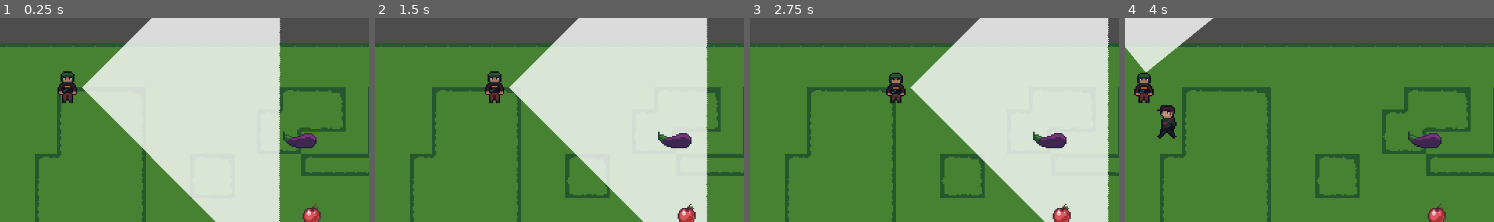
Above: before the commit, frames 1-4 (left to right).
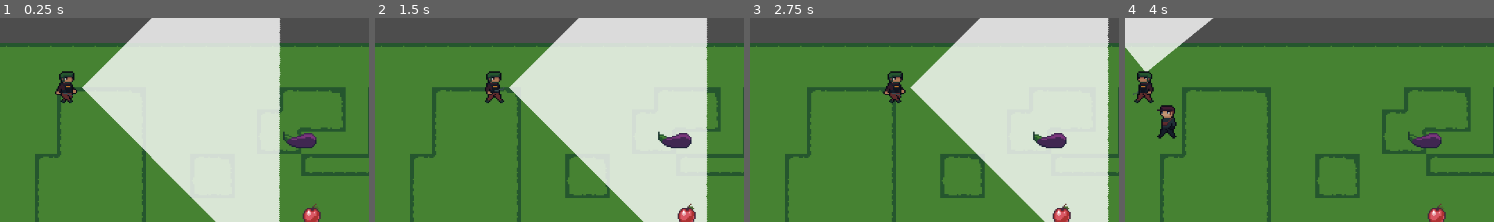
Above: after the commit, the same moments.

Repository: mjingeaux/SilentHarvest-8INF960
Game: Godot game, scene res://gameplay/game_manager.tscn
The game is run twice, just before and just after one commit, with the same random seed, the same clock (stepped at 60 frames per second) and the same inputs. The engine's default icon, where the game draws it, is replaced by a stand-in: a white triangle on a blue panel in a dark square. Sound files missing from this copy of the repository are replaced by a short silence.
Inputs:
- Up to frame 1 (0.25 s): no input
- Up to frame 2 (1.5 s): hold D (right) 0.53-1.28 s; hold E (collect) 0.53-1.28 s; hold S (down) from 1.28 s (still down); tap Shift (crouch) at 1.35 s
- Up to frame 3 (2.75 s): release S (down) at 2.03 s; hold D (right) from 2.03 s (still down); hold E (collect) from 2.03 s (still down)
- Up to frame 4 (4 s): release D (right) at 2.78 s; release E (collect) at 2.78 s; hold W (up) 2.78-3.53 s; tap Shift (crouch) at 2.85 s; hold Left (left) from 3.53 s (still down); hold E (collect) from 3.53 s (still down)
The pictures show only the part of the screen within x 40-90%, y 0-50%; the shares and areas given below are measured in that part.

The runs differ from the first frame. In frame 1, 0.3% of the frame differs, in the area x 14-21%, y 25-42%; in frame 2, 0.4%; in frame 3, 0.4%; in frame 4, 0.5%, in the area x 2-8%, y 25-42%.

Commit message:
ajout patrol state
code dégueu

Diff:
--- a/silentharvest/gameplay/entities/enemies/HumanEnemy.tscn
+++ b/silentharvest/gameplay/entities/enemies/HumanEnemy.tscn
@@ -58,8 +58,32 @@
 blend_point_3/pos = Vector2(0, -0.1)
 blend_mode = 1
 
+[sub_resource type="AnimationNodeAnimation" id="AnimationNodeAnimation_j6005"]
+animation = &"run_down"
+
+[sub_resource type="AnimationNodeAnimation" id="AnimationNodeAnimation_kxhmx"]
+animation = &"run_up"
+
+[sub_resource type="AnimationNodeAnimation" id="AnimationNodeAnimation_8hemq"]
+animation = &"run_right"
+
+[sub_resource type="AnimationNodeAnimation" id="AnimationNodeAnimation_lvc3j"]
+animation = &"run_left"
+
+[sub_resource type="AnimationNodeBlendSpace2D" id="AnimationNodeBlendSpace2D_lso4f"]
+blend_point_0/node = SubResource("AnimationNodeAnimation_j6005")
+blend_point_0/pos = Vector2(0, 0.1)
+blend_point_1/node = SubResource("AnimationNodeAnimation_kxhmx")
+blend_point_1/pos = Vector2(0, -0.1)
+blend_point_2/node = SubResource("AnimationNodeAnimation_8hemq")
+blend_point_2/pos = Vector2(0.1, 0)
+blend_point_3/node = SubResource("AnimationNodeAnimation_lvc3j")
+blend_point_3/pos = Vector2(-0.1, 0)
+blend_mode = 1
+
 [sub_resource type="AnimationNodeStateMachineTransition" id="AnimationNodeStateMachineTransition_bft7t"]
 advance_mode = 2
+advance_condition = &"is_resting"
 
 [sub_resource type="AnimationNodeStateMachineTransition" id="AnimationNodeStateMachineTransition_1bmmi"]
 advance_mode = 2
@@ -68,13 +92,59 @@
 [sub_resource type="AnimationNodeStateMachineTransition" id="AnimationNodeStateMachineTransition_ms3pl"]
 advance_mode = 2
 advance_condition = &"is_resting"
+
+[sub_resource type="AnimationNodeStateMachineTransition" id="AnimationNodeStateMachineTransition_26bq1"]
+advance_mode = 2
+advance_condition = &"is_moving"
+
+[sub_resource type="AnimationNodeStateMachineTransition" id="AnimationNodeStateMachineTransition_cmlt8"]
+advance_mode = 2
+advance_condition = &"is_patroling"
+
+[sub_resource type="AnimationNodeStateMachineTransition" id="AnimationNodeStateMachineTransition_6yte5"]
+advance_mode = 2
+advance_condition = &"is_patroling"
 
 [sub_resource type="AnimationNodeStateMachine" id="AnimationNodeStateMachine_23gx7"]
 states/Chase/node = SubResource("AnimationNodeBlendSpace2D_hw8jj")
 states/Chase/position = Vector2(613, 100)
 states/Idle/node = SubResource("AnimationNodeBlendSpace2D_50ein")
 states/Idle/position = Vector2(429, 100)
-transitions = ["Start", "Idle", SubResource("AnimationNodeStateMachineTransition_bft7t"), "Idle", "Chase", SubResource("AnimationNodeStateMachineTransition_1bmmi"), "Chase", "Idle", SubResource("AnimationNodeStateMachineTransition_ms3pl")]
+states/Patrol/node = SubResource("AnimationNodeBlendSpace2D_lso4f")
+states/Patrol/position = Vector2(517, -13)
+transitions = ["Start", "Idle", SubResource("AnimationNodeStateMachineTransition_bft7t"), "Idle", "Chase", SubResource("AnimationNodeStateMachineTransition_1bmmi"), "Chase", "Idle", SubResource("AnimationNodeStateMachineTransition_ms3pl"), "Patrol", "Chase", SubResource("AnimationNodeStateMachineTransition_26bq1"), "Chase", "Patrol", SubResource("AnimationNodeStateMachineTransition_cmlt8"), "Start", "Patrol", SubResource("AnimationNodeStateMachineTransition_6yte5")]
+graph_offset = Vector2(-20, -63)
+
+[sub_resource type="Animation" id="Animation_guekd"]
+length = 0.001
+tracks/0/type = "value"
+tracks/0/imported = false
+tracks/0/enabled = true
+tracks/0/path = NodePath("Sprite2D:frame_coords")
+tracks/0/interp = 1
+tracks/0/loop_wrap = true
+tracks/0/keys = {
+"times": PackedFloat32Array(0),
+"transitions": PackedFloat32Array(1),
+"update": 1,
+"values": [Vector2i(2, 1)]
+}
+
+[sub_resource type="Animation" id="Animation_bhci5"]
+resource_name = "idle_down"
+loop_mode = 1
+tracks/0/type = "value"
+tracks/0/imported = false
+tracks/0/enabled = true
+tracks/0/path = NodePath("Sprite2D:frame_coords")
+tracks/0/interp = 1
+tracks/0/loop_wrap = true
+tracks/0/keys = {
+"times": PackedFloat32Array(0, 0.5),
+"transitions": PackedFloat32Array(1, 1),
+"update": 1,
+"values": [Vector2i(2, 1), Vector2i(3, 1)]
+}
 
 [sub_resource type="Animation" id="Animation_5du1c"]
 resource_name = "idle_left"
@@ -124,20 +194,55 @@
 "values": [Vector2i(0, 1), Vector2i(1, 1)]
 }
 
-[sub_resource type="Animation" id="Animation_bhci5"]
-resource_name = "idle_down"
-loop_mode = 1
-tracks/0/type = "value"
-tracks/0/imported = false
-tracks/0/enabled = true
-tracks/0/path = NodePath("Sprite2D:frame_coords")
-tracks/0/interp = 1
-tracks/0/loop_wrap = true
-tracks/0/keys = {
-"times": PackedFloat32Array(0, 0.5),
-"transitions": PackedFloat32Array(1, 1),
-"update": 1,
-"values": [Vector2i(2, 1), Vector2i(3, 1)]
+[sub_resource type="Animation" id="Animation_lf3uw"]
+resource_name = "run_down"
+length = 0.5
+loop_mode = 1
+tracks/0/type = "value"
+tracks/0/imported = false
+tracks/0/enabled = true
+tracks/0/path = NodePath("Sprite2D:frame_coords")
+tracks/0/interp = 1
+tracks/0/loop_wrap = true
+tracks/0/keys = {
+"times": PackedFloat32Array(0, 0.133333, 0.233333, 0.366667),
+"transitions": PackedFloat32Array(1, 1, 1, 1),
+"update": 1,
+"values": [Vector2i(0, 5), Vector2i(1, 5), Vector2i(2, 5), Vector2i(3, 5)]
+}
+
+[sub_resource type="Animation" id="Animation_01bs2"]
+resource_name = "run_left"
+length = 0.5
+loop_mode = 1
+tracks/0/type = "value"
+tracks/0/imported = false
+tracks/0/enabled = true
+tracks/0/path = NodePath("Sprite2D:frame_coords")
+tracks/0/interp = 1
+tracks/0/loop_wrap = true
+tracks/0/keys = {
+"times": PackedFloat32Array(0, 0.133333, 0.233333, 0.366667),
+"transitions": PackedFloat32Array(1, 1, 1, 1),
+"update": 1,
+"values": [Vector2i(0, 3), Vector2i(1, 3), Vector2i(2, 3), Vector2i(3, 3)]
+}
+
+[sub_resource type="Animation" id="Animation_7n0o8"]
+resource_name = "run_right"
+length = 0.5
+loop_mode = 1
+tracks/0/type = "value"
+tracks/0/imported = false
+tracks/0/enabled = true
+tracks/0/path = NodePath("Sprite2D:frame_coords")
+tracks/0/interp = 1
+tracks/0/loop_wrap = true
+tracks/0/keys = {
+"times": PackedFloat32Array(0, 0.125, 0.25, 0.375),
+"transitions": PackedFloat32Array(1, 1, 1, 1),
+"update": 1,
+"values": [Vector2i(0, 2), Vector2i(1, 2), Vector2i(2, 2), Vector2i(3, 2)]
 }
 
 [sub_resource type="Animation" id="Animation_624tv"]
@@ -155,72 +260,6 @@
 "transitions": PackedFloat32Array(1, 1, 1, 1),
 "update": 1,
 "values": [Vector2i(0, 4), Vector2i(1, 4), Vector2i(2, 4), Vector2i(3, 4)]
-}
-
-[sub_resource type="Animation" id="Animation_7n0o8"]
-resource_name = "run_right"
-length = 0.5
-loop_mode = 1
-tracks/0/type = "value"
-tracks/0/imported = false
-tracks/0/enabled = true
-tracks/0/path = NodePath("Sprite2D:frame_coords")
-tracks/0/interp = 1
-tracks/0/loop_wrap = true
-tracks/0/keys = {
-"times": PackedFloat32Array(0, 0.125, 0.25, 0.375),
-"transitions": PackedFloat32Array(1, 1, 1, 1),
-"update": 1,
-"values": [Vector2i(0, 2), Vector2i(1, 2), Vector2i(2, 2), Vector2i(3, 2)]
-}
-
-[sub_resource type="Animation" id="Animation_lf3uw"]
-resource_name = "run_down"
-length = 0.5
-loop_mode = 1
-tracks/0/type = "value"
-tracks/0/imported = false
-tracks/0/enabled = true
-tracks/0/path = NodePath("Sprite2D:frame_coords")
-tracks/0/interp = 1
-tracks/0/loop_wrap = true
-tracks/0/keys = {
-"times": PackedFloat32Array(0, 0.133333, 0.233333, 0.366667),
-"transitions": PackedFloat32Array(1, 1, 1, 1),
-"update": 1,
-"values": [Vector2i(0, 5), Vector2i(1, 5), Vector2i(2, 5), Vector2i(3, 5)]
-}
-
-[sub_resource type="Animation" id="Animation_01bs2"]
-resource_name = "run_left"
-length = 0.5
-loop_mode = 1
-tracks/0/type = "value"
-tracks/0/imported = false
-tracks/0/enabled = true
-tracks/0/path = NodePath("Sprite2D:frame_coords")
-tracks/0/interp = 1
-tracks/0/loop_wrap = true
-tracks/0/keys = {
-"times": PackedFloat32Array(0, 0.133333, 0.233333, 0.366667),
-"transitions": PackedFloat32Array(1, 1, 1, 1),
-"update": 1,
-"values": [Vector2i(0, 3), Vector2i(1, 3), Vector2i(2, 3), Vector2i(3, 3)]
-}
-
-[sub_resource type="Animation" id="Animation_guekd"]
-length = 0.001
-tracks/0/type = "value"
-tracks/0/imported = false
-tracks/0/enabled = true
-tracks/0/path = NodePath("Sprite2D:frame_coords")
-tracks/0/interp = 1
-tracks/0/loop_wrap = true
-tracks/0/keys = {
-"times": PackedFloat32Array(0),
-"transitions": PackedFloat32Array(1),
-"update": 1,
-"values": [Vector2i(2, 1)]
 }
 
 [sub_resource type="AnimationLibrary" id="AnimationLibrary_cff4s"]
@@ -284,9 +323,11 @@
 tree_root = SubResource("AnimationNodeStateMachine_23gx7")
 anim_player = NodePath("../AnimationPlayer")
 parameters/conditions/is_moving = false
+parameters/conditions/is_patroling = false
 parameters/conditions/is_resting = false
 parameters/Chase/blend_position = Vector2(0, -0.0088495)
 parameters/Idle/blend_position = Vector2(0.00482321, 0.168142)
+parameters/Patrol/blend_position = Vector2(0, 0)
 
 [node name="AnimationPlayer" type="AnimationPlayer" parent="."]
 libraries = {
--- a/silentharvest/gameplay/entities/enemies/enemy.gd
+++ b/silentharvest/gameplay/entities/enemies/enemy.gd
@@ -62,15 +62,22 @@
 	vision_area.angle_target_degree = angle_degree
 
 func update_animation_parameters():
-	if(velocity == Vector2.ZERO):
+	if(velocity == Vector2.ZERO && false):
 		animation_tree["parameters/conditions/is_resting"] = true
 		animation_tree["parameters/conditions/is_moving"] = false
+		animation_tree["parameters/conditions/is_patroling"] = false
+	elif(velocity != Vector2.ZERO):
+		animation_tree["parameters/conditions/is_resting"] = false
+		animation_tree["parameters/conditions/is_moving"] = true
+		animation_tree["parameters/conditions/is_patroling"] = false
 	else:
 		animation_tree["parameters/conditions/is_resting"] = false
-		animation_tree["parameters/conditions/is_moving"] = true
-	if(velocity != Vector2.ZERO):
+		animation_tree["parameters/conditions/is_moving"] = false
+		animation_tree["parameters/conditions/is_patroling"] = true
+	if(velocity != Vector2.ZERO || true):
 		animation_tree["parameters/Chase/blend_position"] = char_direction
 		animation_tree["parameters/Idle/blend_position"] = char_direction
+		animation_tree["parameters/Patrol/blend_position"] = (global_position - _last_pos)
 
 func update_animation(state : String) -> void:
 	if state == "chase":
Not shown: 1 places in silentharvest/gameplay/entities/enemies/HumanEnemy.tscn that only renumber resources
